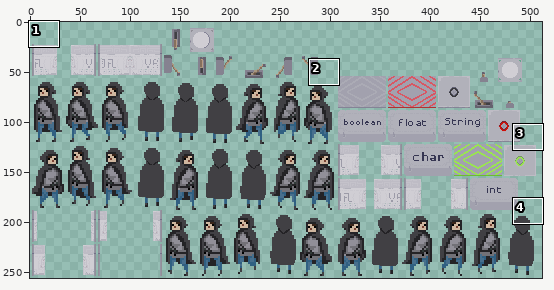
One commit to this sprite sheet: core/assets/spritesheet/tryandcatchpack.png. Above, an overview of the earlier version with the close-up marked.
Close-up. Before the commit:
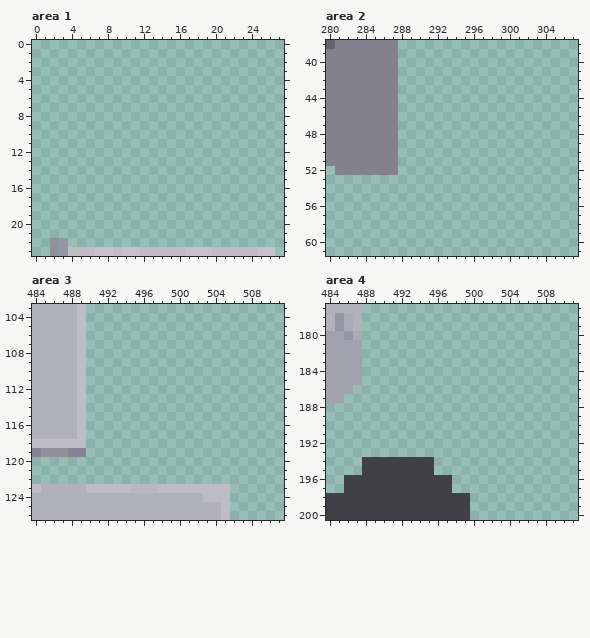
The file is 512x256 pixels. Colours within 5 levels of each other are drawn and written as one. Shown: area 1: x 0..27, y 0..23; area 2: x 280..307, y 38..61; area 3: x 484..511, y 103..126; area 4: x 484..511, y 177..200. The old version is drawn lined up with the new one.
The result:
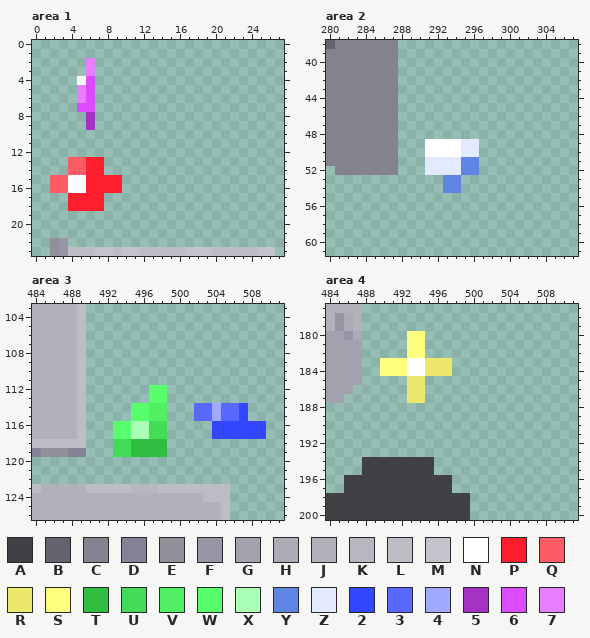
Palette (. is transparent): A #414044  B #65626e  C #858290  D #848396  E #918f98  F #9695a4  G #a2a1ae  H #ababb5  J #b1b1ba  K #b7b7bf  L #bebcc5  M #c4c2ca  N #ffffff  P #ff1e2e  Q #ff5b66  R #ebe86b  S #fffd7e  T #30be42  U #43dc57  V #51f064  W #58ff6d  X #a9ffb4  Y #5e85e4  Z #e1eaff  2 #3247ff  3 #5869ff  4 #9fa9ff  5 #a632c3  6 #dc4cff  7 #e67eff
From old to new:
drawings rearranged on the sheet (the old picture shows each at its new place)
--- area 1
@@ x 3..8 @@
  1 ......
- 2 ......
- 3 ......
- 4 ......
- 5 ......
- 6 ......
- 7 ......
- 8 ......
- 9 ......
+ 2 ...7..
+ 3 ...7..
+ 4 ..N6..
+ 5 ..76..
+ 6 ..76..
+ 7 ..66..
+ 8 ...5..
+ 9 ...5..
 10 ......
@@ x 0..11 @@
 12 ............
-13 ............
-14 ............
-15 ............
-16 ............
-17 ............
-18 ............
+13 ....QQPP....
+14 ....QQPP....
+15 ..QQNNPPPP..
+16 ..QQNNPPPP..
+17 ....PPPP....
+18 ....PPPP....
 19 ............
--- area 2
@@ x 289..298 @@
 48 ..........
-49 ..........
-50 ..........
-51 ..........
-52 ..........
-53 ..........
-54 ..........
+49 ..NNNNZZ..
+50 ..NNNNZZ..
+51 ..ZZZZYY..
+52 ..ZZZZYY..
+53 ....YY....
+54 ....YY....
 55 ..........
--- area 3
@@ x 484..511 @@
 111 JJJJJL......................
-112 JJJJJL......................
-113 JJJJJL......................
-114 JJJJJL......................
-115 JJJJJL......................
-116 JJJJJL......................
-117 JJJJJL......................
-118 LLLLLL......................
-119 DEEEDD......................
+112 JJJJJL.......WW.............
+113 JJJJJL.......WW.............
+114 JJJJJL.....WWVV...334332....
+115 JJJJJL.....WWVV...334332....
+116 JJJJJL...WWXXUU.....222222..
+117 JJJJJL...WWXXUU.....222222..
+118 LLLLLL...UUTTTT.............
+119 DEEEDD...UUTTTT.............
 120 ............................
--- area 4
@@ x 488..499 @@
 179 ............
-180 ............
-181 ............
-182 ............
-183 ............
-184 ............
-185 ............
-186 ............
-187 ............
+180 .....SS.....
+181 .....SS.....
+182 .....SS.....
+183 ..SSSNNRRR..
+184 ..SSSNNRRR..
+185 .....RR.....
+186 .....RR.....
+187 .....RR.....
 188 ............
